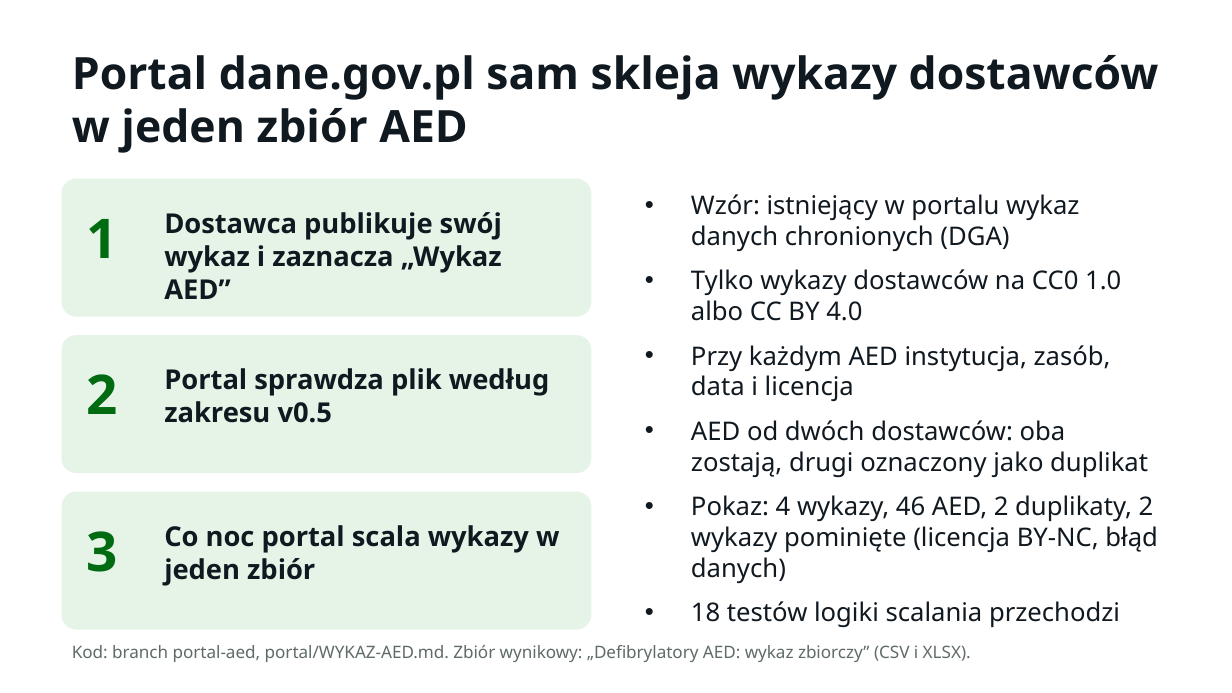
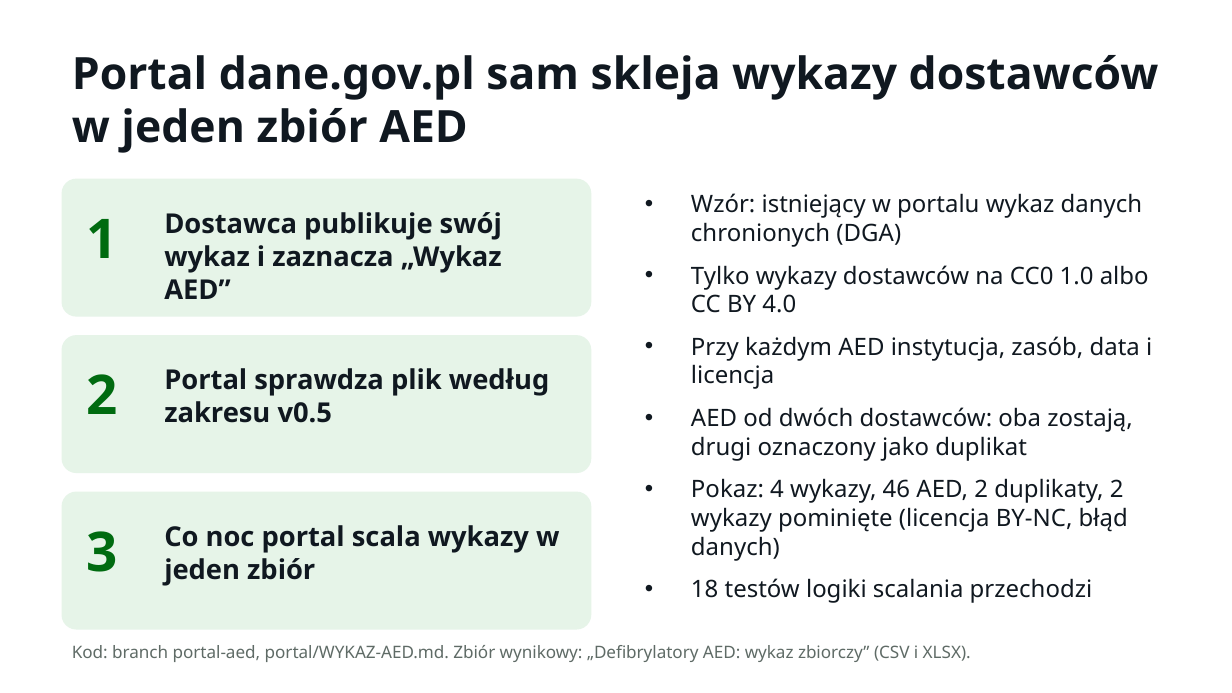
Before and after one commit to LastMinuteGameStudio/hacknation, a slide deck: slide 4 of prezentacja/TuAED-Misja-AED.pptx. Drawn at 1232x693 pixels with LibreOffice and Linux fonts; fonts in the diff are those of the drawing. Boxes give left, top, right and bottom in pixels: in the first picture for what was removed or moved away, otherwise in the second. Text is boxed around its words. In the diff, an @@ line names an element or a change of style, - is before the commit and + after.

```diff
--- a/prezentacja/TuAED-Misja-AED.pptx
+++ b/prezentacja/TuAED-Misja-AED.pptx
@@ text "Wzór: istniejący w portalu wykaz ..." at box(691, 193, 1152, 603): size 15 to 14 pt @@
```
Also in this commit, not shown: 1 other file.
